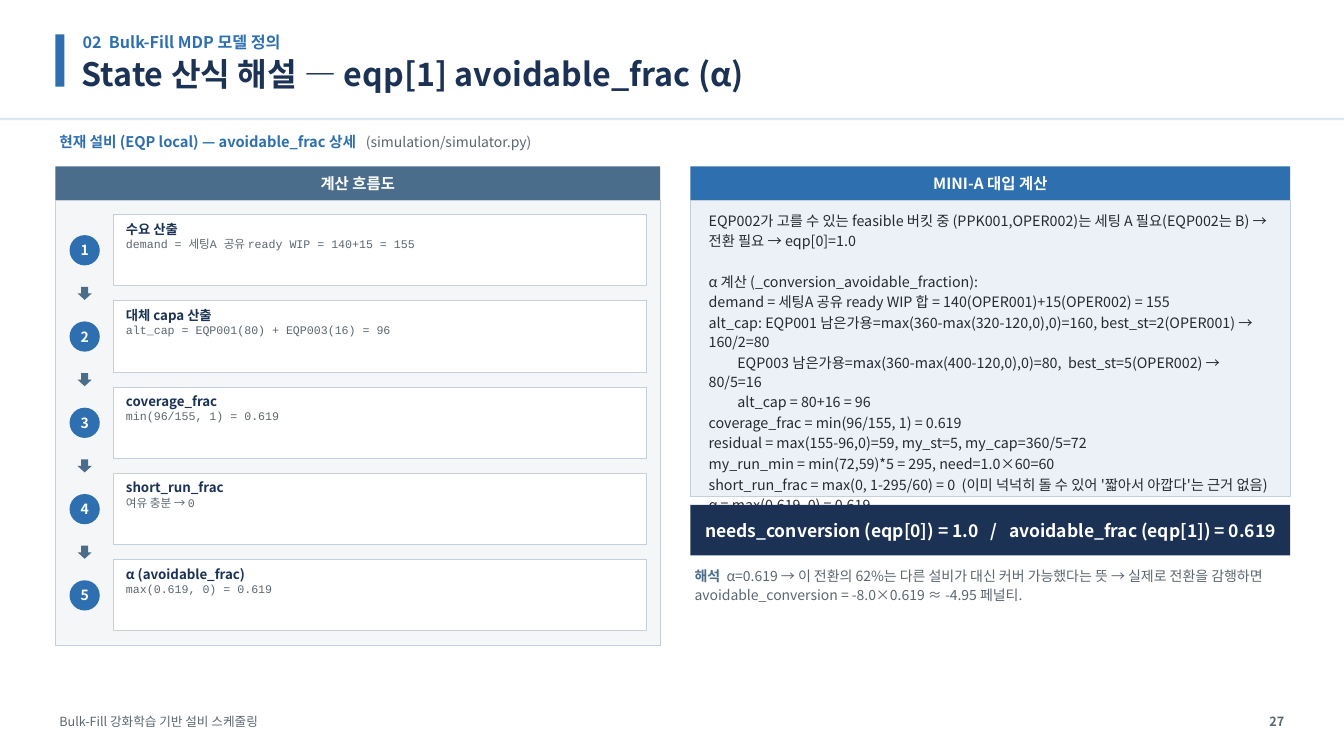
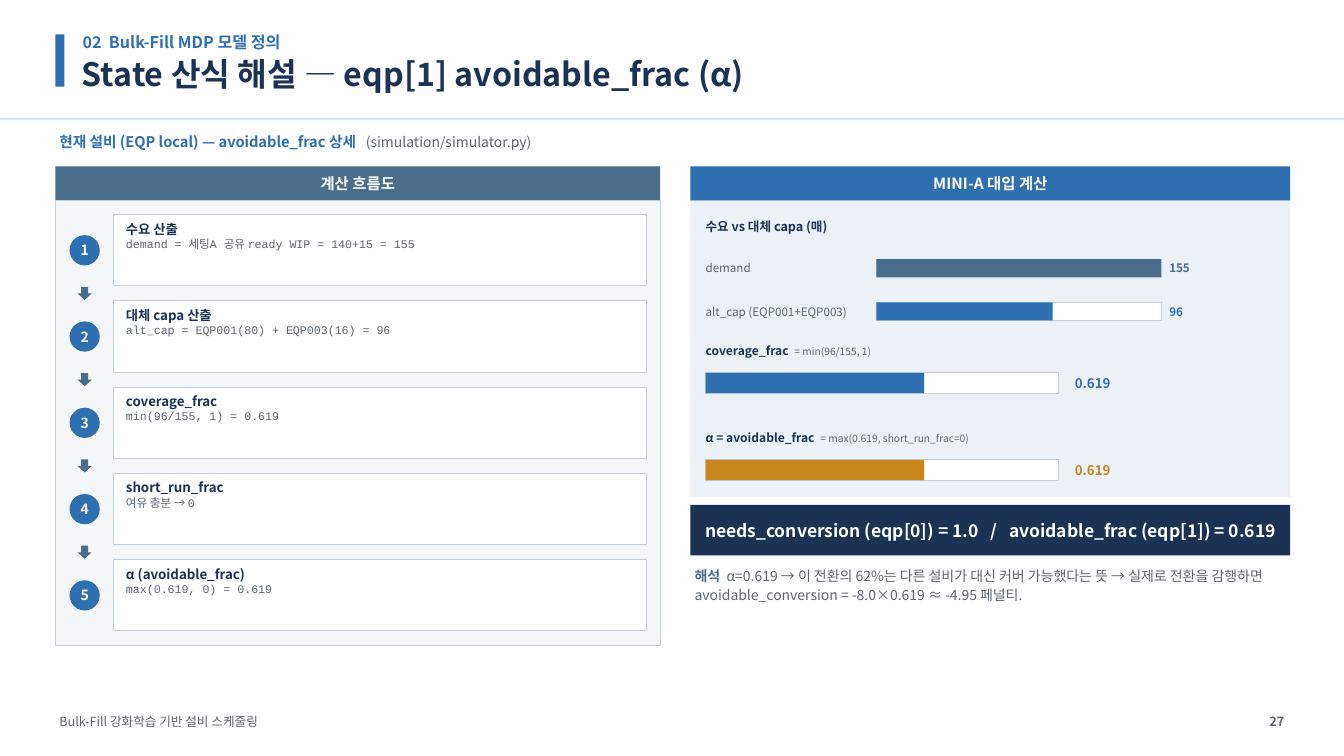
Before and after one commit to relighting123/pjt_scheduling, a slide deck: slide 27 of docs/스케줄링_발표자료.pptx. Drawn at 1344x756 pixels with LibreOffice and Linux fonts; fonts in the diff are those of the drawing. Boxes give left, top, right and bottom in pixels: in the first picture for what was removed or moved away, otherwise in the second. Text is boxed around its words. In the diff, an @@ line names an element or a change of style, - is before the commit and + after.

```diff
--- a/docs/스케줄링_발표자료.pptx
+++ b/docs/스케줄링_발표자료.pptx
@@ rectangle at [691,201,1291,497]: outline #C4CFDB 0.75 pt to none @@
@@ text added at [706,220,827,234], 9 pt, text #1B3255, bold @@
+수요 vs 대체 capa (매)
@@ text removed at [709,214,1268,505] @@
-EQP002가 고를 수 있는 feasible 버킷 중 (PPK001,OPER002)는 세팅 A 필요(EQP002는 B) → 전환 필요 → eqp[0]=1.0
-α 계산 (_conversion_avoidable_fraction):
-demand = 세팅A 공유 ready WIP 합 = 140(OPER001)+15(OPER002) = 155
-alt_cap: EQP001 남은가용=max(360-max(320-120,0),0)=160, best_st=2(OPER001) → 160/2=80
-EQP003 남은가용=max(360-max(400-120,0),0)=80, best_st=5(OPER002) → 80/5=16
-alt_cap = 80+16 = 96
-coverage_frac = min(96/155, 1) = 0.619
-residual = max(155-96,0)=59, my_st=5, my_cap=360/5=72
-my_run_min = min(72,59)*5 = 295, need=1.0×60=60
-short_run_frac = max(0, 1-295/60) = 0 (이미 넉넉히 돌 수 있어 '짧아서 아깝다'는 근거 없음)
-α = max(0.619, 0) = 0.619
@@ text added at [706,263,751,272], 8.3 pt, text #5C6670 @@
+demand
@@ rectangle added at [877,259,1163,277], fill #FFFFFF, outline #C4CFDB 0.75 pt @@
@@ rectangle added at [877,259,1163,277], fill #4A6D8C @@
@@ text added at [1169,263,1190,272], 8.3 pt, text #4A6D8C, bold @@
+155
@@ text added at [706,307,846,319], 8.3 pt, text #5C6670 @@
+alt_cap (EQP001+EQP003)
@@ rectangle added at [877,302,1163,321], fill #FFFFFF, outline #C4CFDB 0.75 pt @@
@@ rectangle added at [877,302,1054,321], fill #2E6FB0 @@
@@ text added at [1169,307,1183,316], 8.3 pt, text #2E6FB0, bold @@
+96
@@ text added at [706,345,871,358], 7.3 pt, text #5C6670 @@
+coverage_frac = min(96/155, 1)
@@ rectangle added at [706,373,1059,393], fill #FFFFFF, outline #C4CFDB 0.75 pt @@
@@ rectangle added at [706,373,925,393], fill #2E6FB0 @@
@@ text added at [1075,378,1111,388], 9.5 pt, text #2E6FB0, bold @@
+0.619
@@ text added at [706,432,969,444], 7.3 pt, text #5C6670 @@
+α = avoidable_frac = max(0.619, short_run_frac=0)
@@ rectangle added at [706,460,1059,480], fill #FFFFFF, outline #C4CFDB 0.75 pt @@
@@ rectangle added at [706,460,925,480], fill #C8861E @@
@@ text added at [1075,465,1111,475], 9.5 pt, text #C8861E, bold @@
+0.619
```
Also in this commit, not shown: 14 other slides changed.
